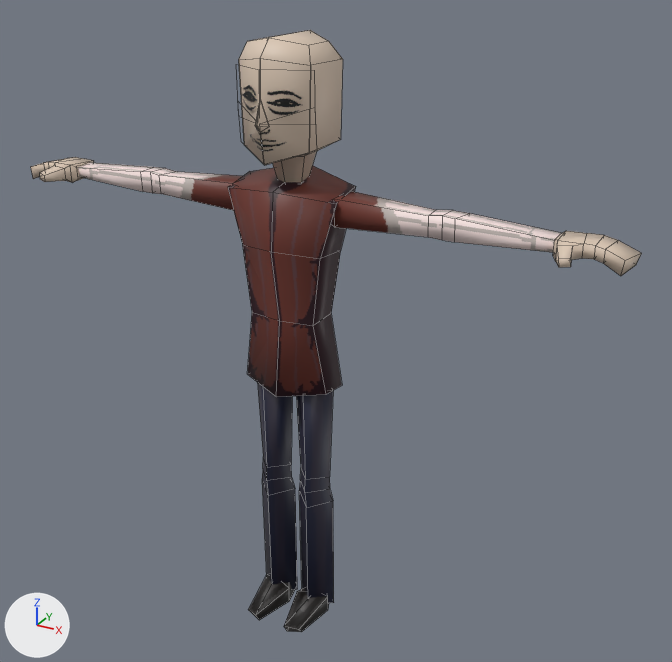
A saved change to the Blender file models/mercenary/mercenary.blend.
One viewpoint serves both versions: a 50 mm camera at (1.271, -2.061, 1.996) aimed at (0.094, 0.079, 0.926). Lighting does not change. The marker at lower left points along +X, +Y and +Z. Mesh edges are drawn as thin lines.

The first picture shows 'hands', 'head_mesh', 'legs', 'torso'.
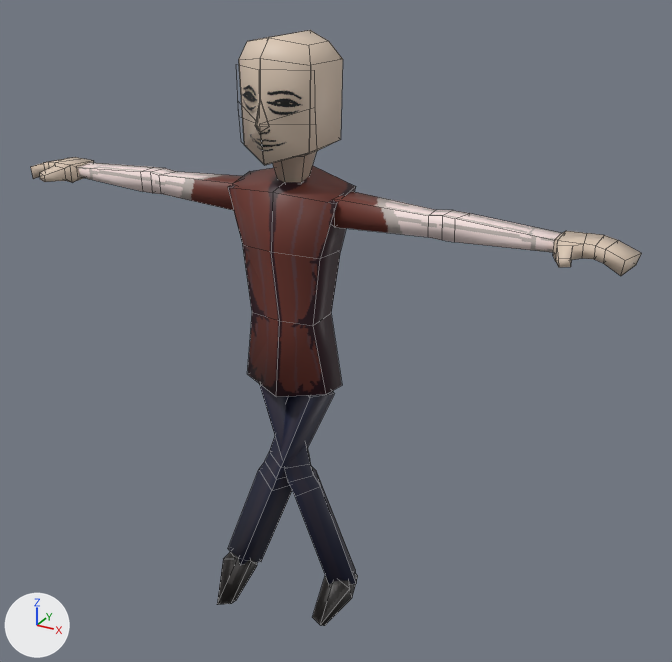
The newer file adds an action. The first version stands in its rest pose; the second is drawn at frame 29 of the action 'walk_fr'.

Scene script edits in JSON lines:
```json
{"block": "bone_l_leg_ik_e", "where": "bone_l_leg_ik_e = bpy.data.objects['skeleton'].pose.bones['l_leg_ik_e']"}
{"op": "set", "path": "bone_l_leg_ik_e.location", "old": "(0.0, 0.0, 0.0)", "new": "(0.056, 0.005, 0.281)"}
{"op": "set", "path": "bone_l_leg_ik_e.rotation_quaternion", "old": "(1.0, 0.0, 0.0, 0.0)", "new": "(0.941, 0.0, 0.0, -0.339)", "note": "degrees (0, 0, 0) -> degrees (0, 0, -40)"}
{"block": "bone_r_leg_ik_e", "where": "bone_r_leg_ik_e = bpy.data.objects['skeleton'].pose.bones['r_leg_ik_e']"}
{"op": "set", "path": "bone_r_leg_ik_e.location", "old": "(0.0, 0.0, 0.0)", "new": "(-0.032, 0.08, 0.18)"}
{"op": "set", "path": "bone_r_leg_ik_e.rotation_quaternion", "old": "(1.0, 0.0, 0.0, 0.0)", "new": "(0.985, 0.0, 0.0, 0.171)", "note": "degrees (0, 0, 0) -> degrees (0, 0, 20)"}
```

Where the change shows, as pixel boxes [x1, y1, x2, y2] in the pictures (672 x 662 px):
```json
{"object": "legs", "change": "posed", "before": [248, 382, 334, 632], "after": [217, 384, 358, 626], "on screen": "63% wider"}
```
